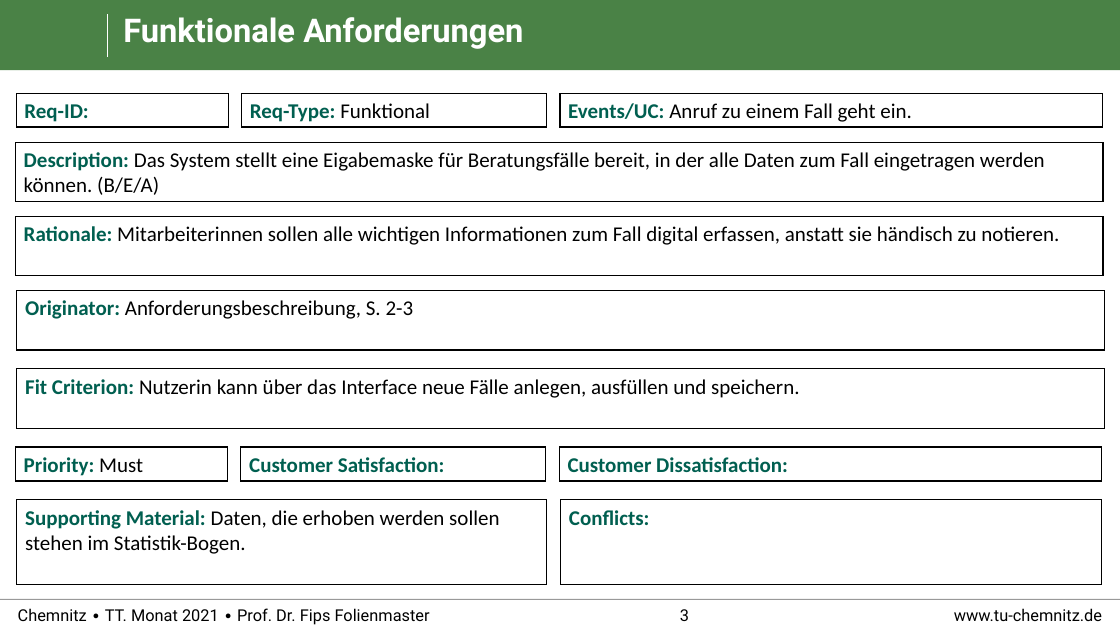
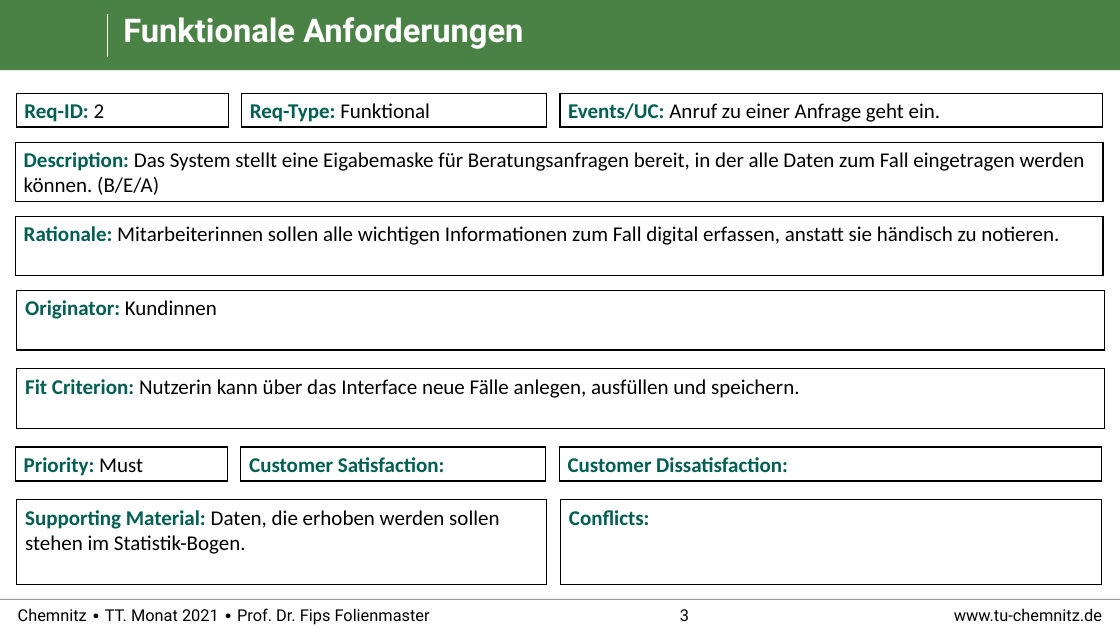
Before and after one commit to RealBiggerBo/Softwaretechnik, a slide deck: slide 3 of SnowCards_Requirements.pptx. Drawn at 1120x630 pixels with LibreOffice and Linux fonts; fonts in the diff are those of the drawing; background and template pictures are left out. Boxes give left, top, right and bottom in pixels: in the first picture for what was removed or moved away, otherwise in the second. Text is boxed around its words. In the diff, an @@ line names an element or a change of style, - is before the commit and + after.

```diff
--- a/SnowCards_Requirements.pptx
+++ b/SnowCards_Requirements.pptx
@@ text in rectangle at (24,104,105,122): text changed @@
-Req-ID:
+Req-ID: 2
@@ text in rectangle at (568,103,941,122): text changed @@
-Events/UC: Anruf zu einem Fall geht ein.
+Events/UC: Anruf zu einer Anfrage geht ein.
@@ text in rectangle at (24,152,1085,195): text changed @@
-Description: Das System stellt eine Eigabemaske für Beratungsfälle bereit, in der alle Daten zum Fall eingetragen werden können. (B/E/A)
+Description: Das System stellt eine Eigabemaske für Beratungsanfragen bereit, in der alle Daten zum Fall eingetragen werden können. (B/E/A)
@@ text in rectangle at (25,300,217,319): text changed; text colour #000000 to #005F50; bold on @@
-Originator: Anforderungsbeschreibung, S. 2-3
+Originator: Kundinnen
```
Also in this commit, not shown: 25 other slides changed, 1 slide removed.
